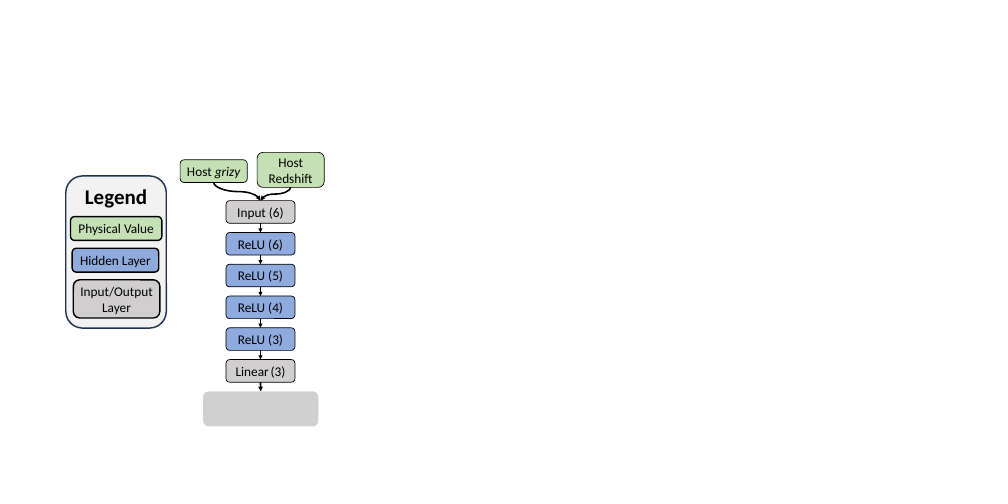
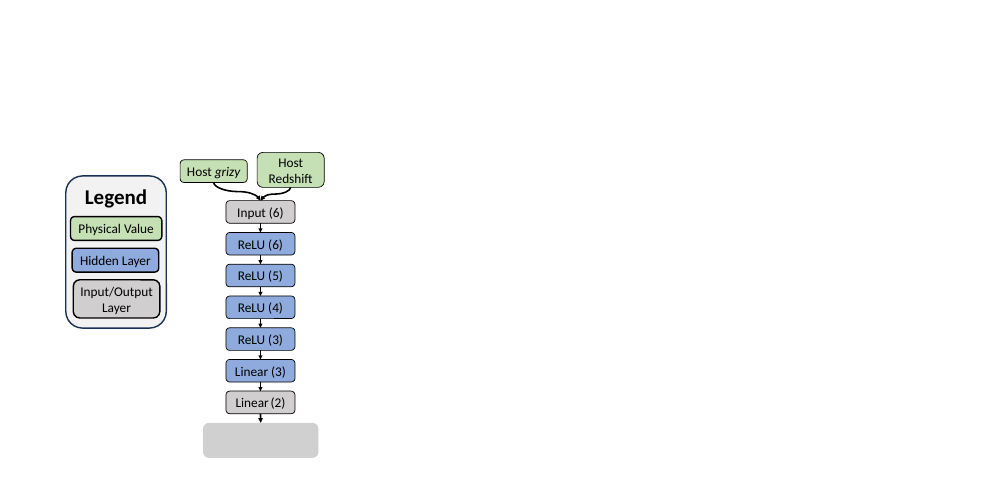
Before and after one commit to Adam-Boesky/astro_SPLASH, a slide deck: slide 5 of Paper/Figures/NN Architecture.pptx. Drawn at 1008x504 pixels with LibreOffice and Linux fonts; fonts in the diff are those of the drawing; grey boxes stand for pictures. Boxes give left, top, right and bottom in pixels: in the first picture for what was removed or moved away, otherwise in the second. Text is boxed around its words. In the diff, an @@ line names an element or a change of style, - is before the commit and + after.

```diff
--- a/Paper/Figures/NN Architecture.pptx
+++ b/Paper/Figures/NN Architecture.pptx
@@ rounded rectangle "Linear (3)" at box(226, 359, 295, 382): fill #D0CECE to #8FAADC @@
@@ arrow added from (261, 382) to (261, 391), #000000 1.5 pt @@
@@ picture removed at box(203, 392, 319, 427) @@
@@ rounded rectangle added at box(226, 391, 295, 414), fill #D0CECE, outline #000000 1 pt, 19 pt, text #000000 @@
+Linear (2)
@@ curved arrow moved from (261, 382) - (261, 392) to (261, 414) - (261, 423) @@
@@ picture added at box(203, 423, 319, 458) @@
```
Also in this commit, not shown: 28 other files.
